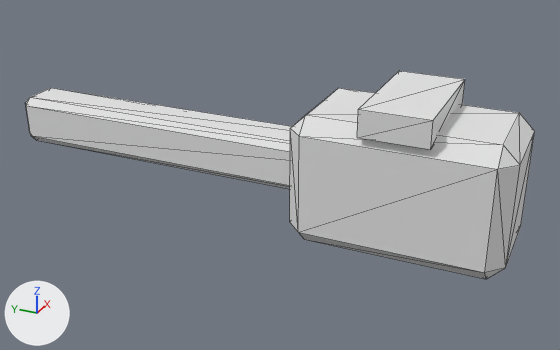
The glTF model public/assets/crew/human/slots/gear.hand.R.hammer.glb: old version first, new version second.
One viewpoint serves both versions: a 50 mm camera at (-0.51, -0.396, 0.238) aimed at (0.0, -0.167, -0.017). The lights are fixed; the arrows at lower left show +X, +Y and +Z. The picture after the commit comes second. Mesh edges are drawn as thin lines. Where no turn or scale is listed for an object, it has been applied to the vertices. Vertices at exactly the same position are counted once.

In view in the first picture: 'socket.hand.R@hammer.base'.
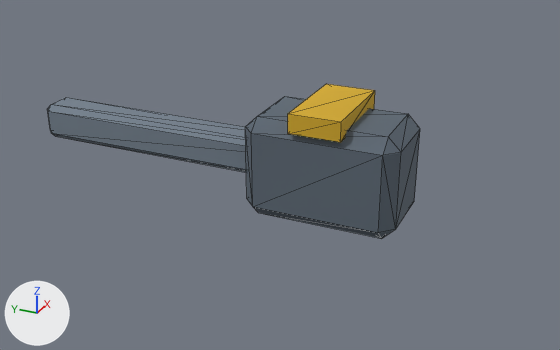
Boxes [x1, y1, x2, y2] around the edits, measured in the pictures (560 x 350 px; the box of a moved part takes in the faces that stretch with it):
'socket.hand.R@hammer.base', recoloured, reshaped (27% narrower, 25% shorter)
    before: [26, 71, 535, 279]
    after: [48, 84, 420, 239]
part 1 of me_socket_hand_r_hammer_base, moved or reshaped
    before: [26, 88, 292, 189]
    after: [48, 97, 246, 172]
part 2 of me_socket_hand_r_hammer_base, moved or reshaped
    before: [290, 88, 535, 279]
    after: [245, 96, 420, 239]
part 3 of me_socket_hand_r_hammer_base, moved or reshaped
    before: [357, 71, 465, 150]
    after: [288, 84, 375, 142]

Patch to the scene script:
```diff
--- a/public/assets/crew/human/slots/gear.hand.R.hammer.glb.py
+++ b/public/assets/crew/human/slots/gear.hand.R.hammer.glb.py
@@ mat_base @@
 n0 = _N.new('ShaderNodeBsdfPrincipled'); n0.name = 'Principled BSDF'
 n1 = _N.new('ShaderNodeOutputMaterial'); n1.name = 'Material Output'
+n2 = _N.new('ShaderNodeVertexColor'); n2.name = 'Color Attribute'
 _L.new(n0.outputs[0], n1.inputs[0])  # 'BSDF' to 'Surface'
+_L.new(n2.outputs[0], n0.inputs[0])  # 'Color' to 'Base Color'
@@ me_socket_hand_r_hammer_base @@
 # used by ob_socket_hand_r_hammer_base; location = (0.0, 0.0, 0.0)
-me_socket_hand_r_hammer_base.from_pydata(...)  # 56 vertices, 100 faces; spans x -0.047..0.047, y -0.35..0.07, z -0.05..0.065
+me_socket_hand_r_hammer_base.from_pydata(...)  # 56 vertices, 100 faces; spans x -0.038..0.038, y -0.27..0.05, z -0.04..0.05
+# me_socket_hand_r_hammer_base part 1: the loose piece of 24 vertices spanning x -0.02..0.02, y -0.27..0.07, z -0.02..0.02 is scaled about its middle by (0.732, 0.763, 0.732), then moved by (0.0, 0.02, 0.0)
+# me_socket_hand_r_hammer_base part 2: the loose piece of 24 vertices spanning x -0.045..0.045, y -0.35..-0.19, z -0.05..0.05 is scaled about its middle by (0.767, 0.741, 0.794), then moved by (0.0, 0.06, 0.0)
+# me_socket_hand_r_hammer_base part 3: the loose piece of 8 vertices spanning x -0.047..0.047, y -0.295..-0.245, z 0.045..0.065 is scaled about its middle by (0.789, 0.8, 0.75), then moved by (0.0, 0.06, -0.012)
+# me_socket_hand_r_hammer_base part 4: vertex colours changed
 me_socket_hand_r_hammer_base.materials.append(mat_base)
```
